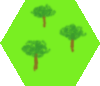
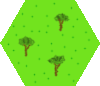
Layered file, before and after one edit (100×86). Changes by layer:
added layer "Vegetation" above "hex.jpg" over [7, 2, 91, 84]
painted on "hex.jpg" over [0, 0, 100, 86]
